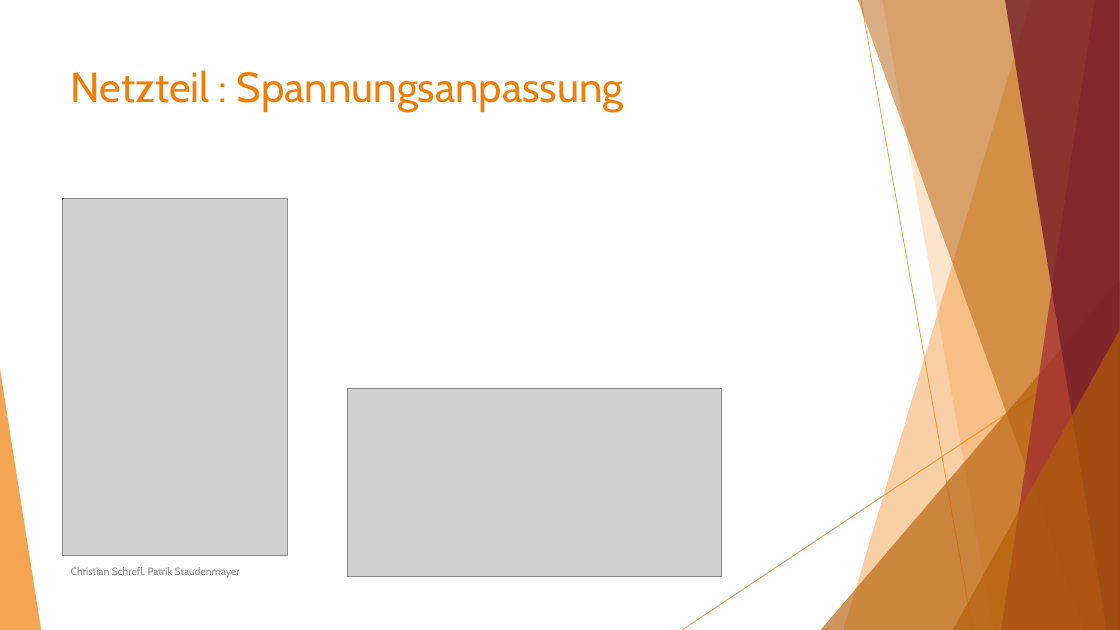
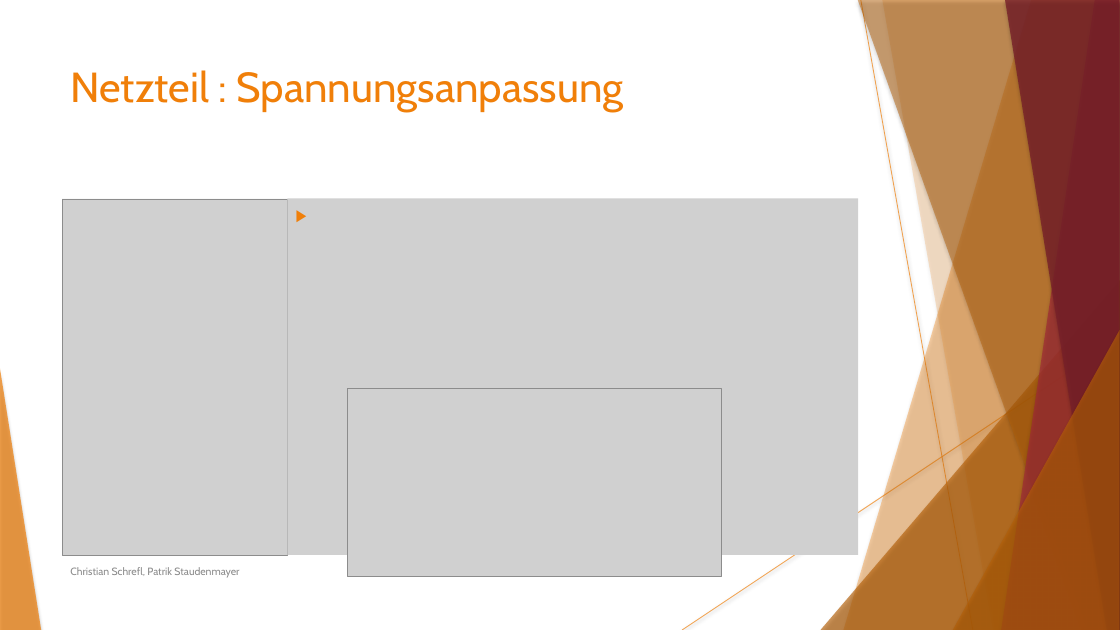
Before and after one commit to Staudi14/tube-amplifier, a slide deck: slide 12 of Präsentation/Staudenmayer_Schrefl_ProjektRöhrenverstärker.pptx. Drawn at 1120x630 pixels with LibreOffice and Linux fonts; fonts in the diff are those of the drawing; grey boxes stand for pictures. Boxes give left, top, right and bottom in pixels: in the first picture for what was removed or moved away, otherwise in the second. Text is boxed around its words. In the diff, an @@ line names an element or a change of style, - is before the commit and + after.

```diff
--- a/Präsentation/Staudenmayer_Schrefl_ProjektRöhrenverstärker.pptx
+++ b/Präsentation/Staudenmayer_Schrefl_ProjektRöhrenverstärker.pptx
@@ line (861, 0) - (973, 630): stroke #F07F09 0.75 pt to #F07F09 0.74 pt @@
@@ freeform shape at (x1=882, y1=0, x2=1120, y2=630): shadow on; outline redrawn @@
@@ picture added at (x1=287, y1=198, x2=859, y2=555) @@
@@ line (1120, 339) - (682, 630): stroke #F07F09 0.75 pt to #F07F09 0.74 pt @@
@@ shadow on in 7 elements at (x1=844, y1=0, x2=1120, y2=630), (x1=821, y1=280, x2=1120, y2=630), (x1=858, y1=0, x2=1120, y2=630), (x1=1002, y1=0, x2=1120, y2=630), (x1=1005, y1=0, x2=1120, y2=630), (x1=953, y1=330, x2=1120, y2=630), (x1=0, y1=369, x2=41, y2=630) @@
@@ text "Christian Schrefl, Patrik Staudenmayer" at (x1=70, y1=567, x2=239, y2=578): text colour #8C8C8C to #8B8B8B @@
```
Also in this commit, not shown: 17 other slides changed, 2 slides added.
